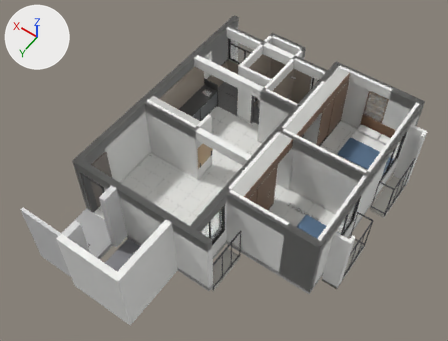
What one commit did to the Blender file I-601_model.blend.
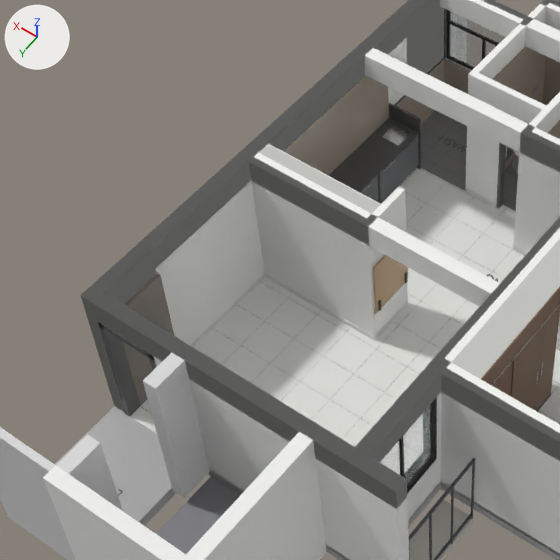
Each version appears first whole from a camera (50 mm lens) standing at (-3.19, 16.67, 18.57) and looking at (4.57, 5.8, 1.48), and next in a close-up on the part from 8% to 62% of the width and 10% to 80% of the height. The axes (+X, +Y, +Z) are drawn at upper left. The lights are the same throughout. The last two pictures show the newer version.

Names of what the first close-up shows: 'Beams', 'Common_Wall_2', 'Common_Wall_3', 'FURN_loft_small_part0_Carcass_Grey', 'Floor_Finish_Main (600x600 vitrified)', 'Kitchen_Wall_Tiles (counter to beam bottom)', 'Lift_Core_RCC', 'Lintels_over_openings', 'Lobby_Floor', 'W-C_Bedroom2_Top', 'W-F_Right_Kitchen', 'W-G_Top_Left' and 53 more.
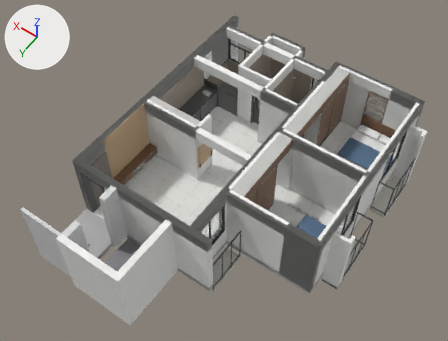
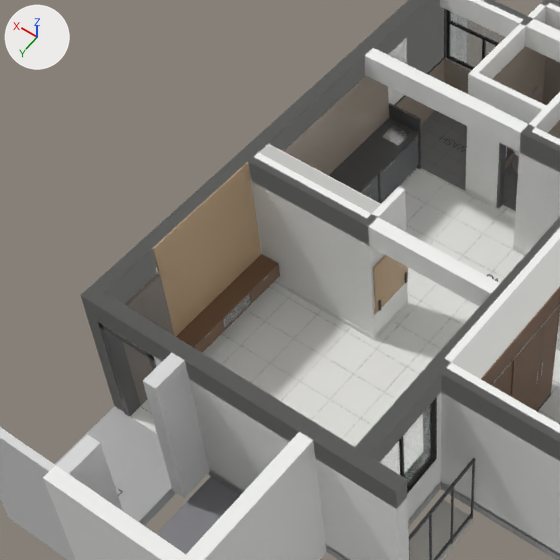
Changed parts and their boxes [x1, y1, x2, y2] in the close-ups (560 x 560 px):
'FURN_tv_cabinet_part0_Laminate_Light_Oak', added (beige)
    after: [153, 162, 261, 336]
'FURN_tv_cabinet_part1_Laminate_Walnut', added (brown)
    after: [176, 254, 278, 347]
'FURN_tv_cabinet_part2_Laminate_Walnut', added (brown)
    after: [250, 264, 280, 303]
'FURN_tv_cabinet_part6_Laminate_Walnut', added
    after: [193, 319, 224, 353]
'FURN_tv_cabinet_part5_Clear_Glass', added
    after: [223, 294, 251, 328]
'FURN_tv_cabinet_part4_Laminate_Walnut', added
    after: [221, 291, 252, 331]

Patch to the scene script:
```diff
--- a/I-601_model.blend.py
+++ b/I-601_model.blend.py
@@ ob_furn_tv_cabinet_part6_laminate_walnut @@
+ob_furn_tv_cabinet_part6_laminate_walnut = bpy.data.objects.new('FURN_tv_cabinet_part6_Laminate_Walnut', me_furn_tv_cabinet_laminate_walnut_003)  # a box spanning x -0.188..-0.17, y 0.352..1.048, z 0.307..0.608; in mat_i601f_laminate_walnut (brown #7c5d45)
+ob_furn_tv_cabinet_part6_laminate_walnut.parent = ob_furn_tv_cabinet
+ob_furn_tv_cabinet_part6_laminate_walnut.location = (0.0, 0.0, 0.0)
@@ ob_furn_tv_cabinet @@
+ob_furn_tv_cabinet = bpy.data.objects.new('FURN_tv_cabinet', None)
+ob_furn_tv_cabinet.parent = ob_i_601_root
+ob_furn_tv_cabinet.location = (7.811, 6.9, 0.08)
@@ ob_furn_tv_cabinet_part5_clear_glass @@
+ob_furn_tv_cabinet_part5_clear_glass = bpy.data.objects.new('FURN_tv_cabinet_part5_Clear_Glass', me_furn_tv_cabinet_clear_glass)  # a box spanning x -0.18..-0.177, y -0.322..0.322, z 0.333..0.582; in mat_i601f_clear_glass (white #edf8fa)
+ob_furn_tv_cabinet_part5_clear_glass.parent = ob_furn_tv_cabinet
+ob_furn_tv_cabinet_part5_clear_glass.location = (0.0, 0.0, 0.0)
@@ ob_furn_tv_cabinet_part4_laminate_walnut @@
+ob_furn_tv_cabinet_part4_laminate_walnut = bpy.data.objects.new('FURN_tv_cabinet_part4_Laminate_Walnut', me_furn_tv_cabinet_laminate_walnut_002)  # a box spanning x -0.188..-0.17, y -0.348..-0.322, z 0.307..0.608; a box spanning x -0.188..-0.17, y 0.322..0.348, z 0.307..0.608; a box spanning x -0.188..-0.17, y -0.322..0.322, z 0.307..0.333; a box spanning x -0.188..-0.17, y -0.322..0.322, z 0.582..0.608; in mat_i601f_laminate_walnut (brown #7c5d45)
+ob_furn_tv_cabinet_part4_laminate_walnut.parent = ob_furn_tv_cabinet
+ob_furn_tv_cabinet_part4_laminate_walnut.location = (0.0, 0.0, 0.0)
@@ ob_furn_tv_cabinet_part2_laminate_walnut @@
+ob_furn_tv_cabinet_part2_laminate_walnut = bpy.data.objects.new('FURN_tv_cabinet_part2_Laminate_Walnut', me_furn_tv_cabinet_laminate_walnut_001)  # a box spanning x -0.188..-0.17, y -1.048..-0.352, z 0.307..0.608; in mat_i601f_laminate_walnut (brown #7c5d45)
+ob_furn_tv_cabinet_part2_laminate_walnut.parent = ob_furn_tv_cabinet
+ob_furn_tv_cabinet_part2_laminate_walnut.location = (0.0, 0.0, 0.0)
@@ ob_furn_tv_cabinet_part1_laminate_walnut @@
+ob_furn_tv_cabinet_part1_laminate_walnut = bpy.data.objects.new('FURN_tv_cabinet_part1_Laminate_Walnut', me_furn_tv_cabinet_laminate_walnut)  # 56 vertices, 42 faces; spans x -0.17..0.19, y -1.05..1.05, z 0.3..0.61; in mat_i601f_laminate_walnut (brown #7c5d45)
+ob_furn_tv_cabinet_part1_laminate_walnut.parent = ob_furn_tv_cabinet
+ob_furn_tv_cabinet_part1_laminate_walnut.location = (0.0, 0.0, 0.0)
@@ ob_furn_tv_cabinet_part0_laminate_light_oak @@
+ob_furn_tv_cabinet_part0_laminate_light_oak = bpy.data.objects.new('FURN_tv_cabinet_part0_Laminate_Light_Oak', me_furn_tv_cabinet_laminate_light_oak)  # a box spanning x 0.17..0.19, y -1.05..1.05, z 0.61..2.72; in mat_i601f_laminate_light_oak (beige #c4a681)
+ob_furn_tv_cabinet_part0_laminate_light_oak.parent = ob_furn_tv_cabinet
+ob_furn_tv_cabinet_part0_laminate_light_oak.location = (0.0, 0.0, 0.0)
```
